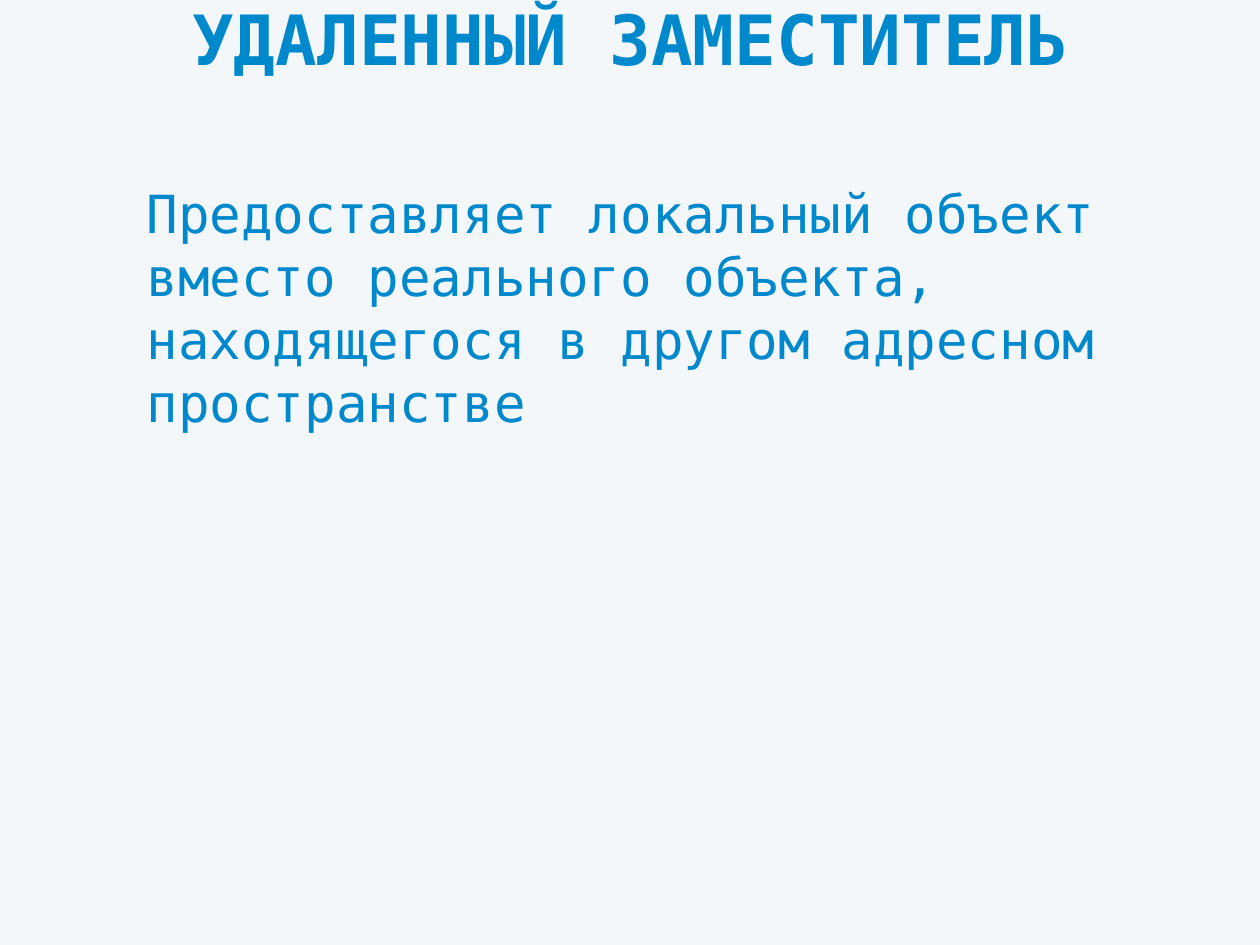
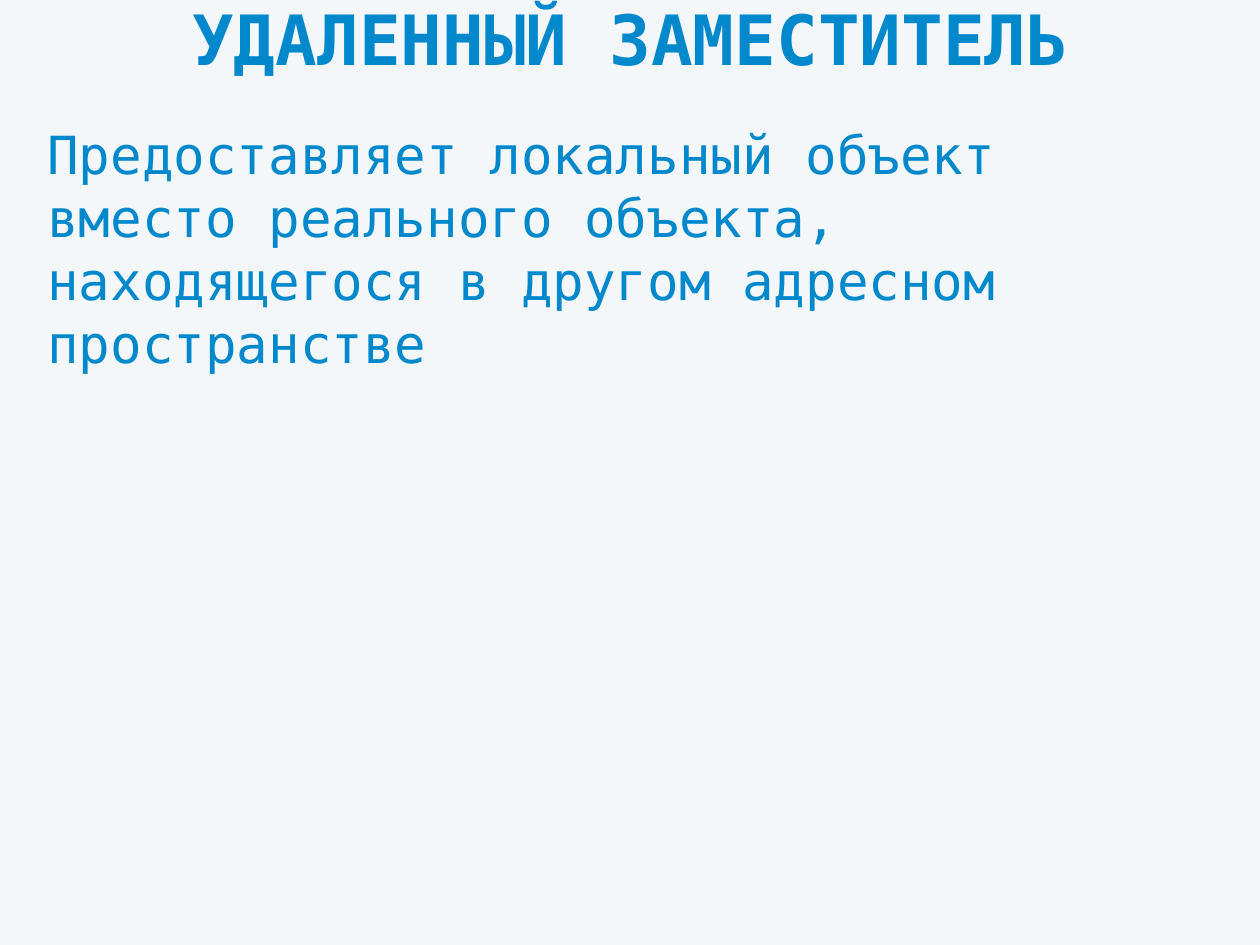
Before and after one commit to dipiash/proxy_pattern, a slide deck: slide 7 of Presentation.pptx (slide 5 before the commit). Drawn at 1260x945 pixels with LibreOffice and Linux fonts; fonts in the diff are those of the drawing. Boxes give left, top, right and bottom in pixels: in the first picture for what was removed or moved away, otherwise in the second. Text is boxed around its words. In the diff, an @@ line names an element or a change of style, - is before the commit and + after.

```diff
--- a/Presentation.pptx
+++ b/Presentation.pptx
@@ subtitle "Предоставляет локальный объект вместо реального ...": place and size @@
-subtitle "Предоставляет локальный объект вместо реального ..." at bbox=[146, 191, 1095, 433]
+subtitle "Предоставляет локальный объект вместо реального ..." at bbox=[47, 132, 996, 373]
```
Also in this commit, not shown: 7 other slides changed, 6 slides added.
